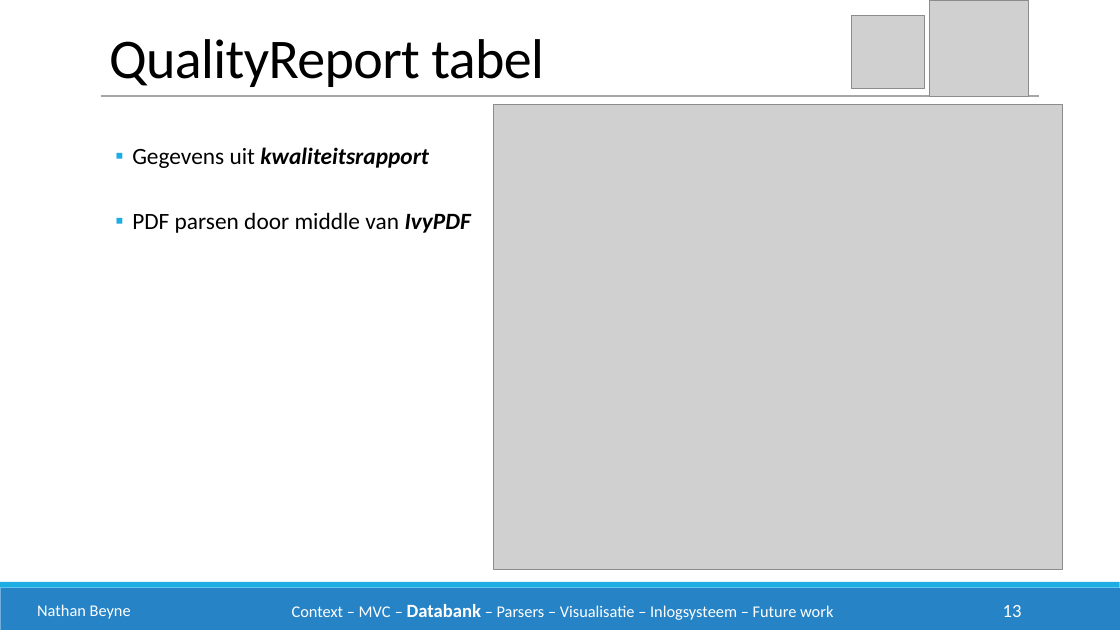
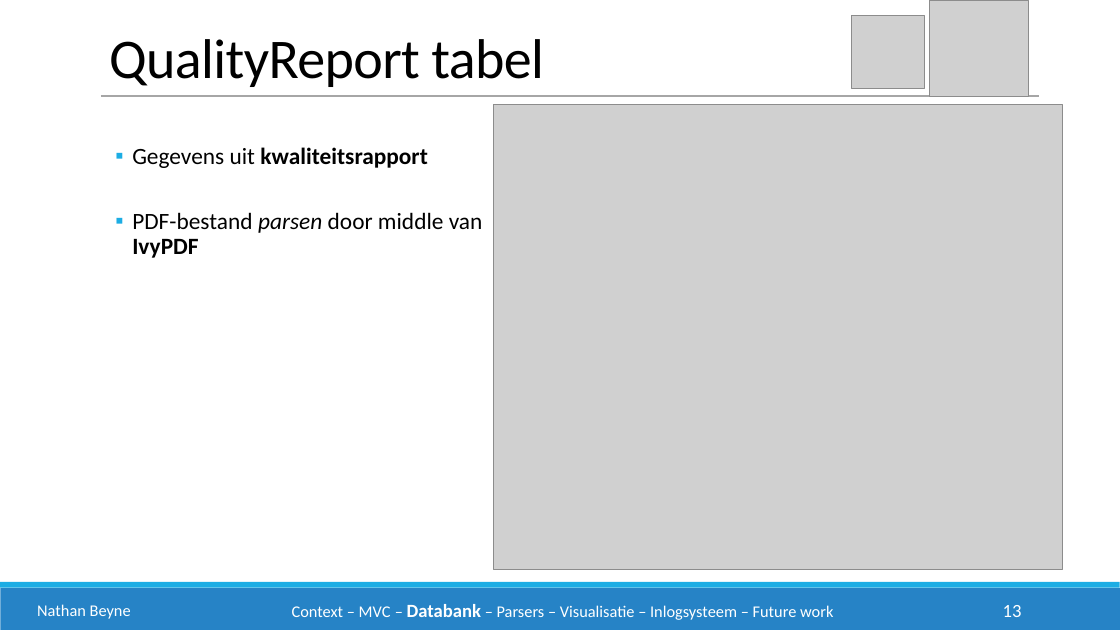
Before and after one commit to philipkukoba/Bachelors-Dissertation-DroneWebApp, a slide deck: slide 13 of documenten/eindpresentatie/drone1.pptx. Drawn at 1120x630 pixels with LibreOffice and Linux fonts; fonts in the diff are those of the drawing; grey boxes stand for pictures. Boxes give left, top, right and bottom in pixels: in the first picture for what was removed or moved away, otherwise in the second. Text is boxed around its words. In the diff, an @@ line names an element or a change of style, - is before the commit and + after.

```diff
--- a/documenten/eindpresentatie/drone1.pptx
+++ b/documenten/eindpresentatie/drone1.pptx
@@ text at box(132, 147, 427, 168): italic off in "kwaliteitsrapport" @@
@@ text at box(132, 212, 483, 258): text changed @@
-  ▪ PDF parsen door middle van IvyPDF
+  ▪ PDF-bestand parsen door middle van IvyPDF
```
Also in this commit, not shown: 8 other slides changed.
